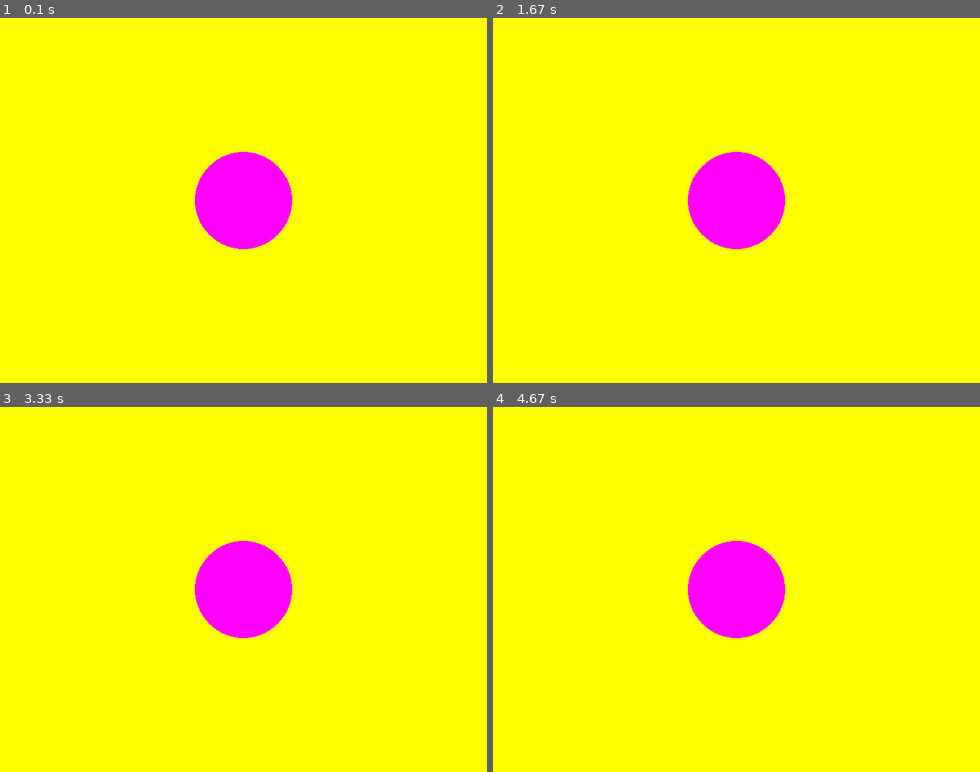
Above: before the commit, frames 1-4 (two rows, left to right).
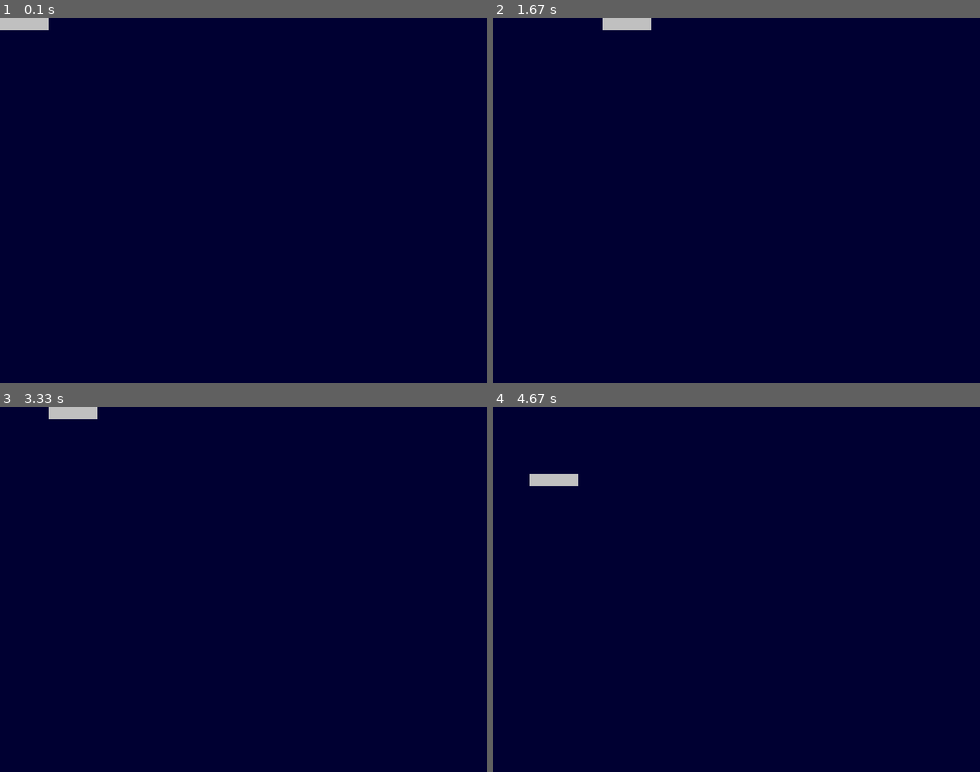
Above: after the commit, the same moments.

Repository: 1fth3n3ls3/pygamescroll2d
Game: pygame game, started from space_trucker.py
Two runs of this game, one before a commit and one after it. Both use one fixed random seed, a clock stepped at 60 frames per second and the inputs below.
Inputs:
- Up to frame 1 (0.1 s): no input
- Up to frame 2 (1.67 s): hold Right 0.33-0.8 s; hold Right 0.83-1.3 s; hold Left from 1.33 s (still down)
- Up to frame 3 (3.33 s): release Left at 1.87 s; hold Down 1.9-2.2 s; hold Left 2.23-2.63 s; hold Up 2.67-3.03 s; hold Right from 3.07 s (still down)
- Up to frame 4 (4.67 s): release Right at 3.7 s; hold Down 3.73-4.1 s; hold Left 4.13-4.6 s; hold Right from 4.63 s (still down)

The runs differ from the first frame. In frame 1, 100% of the frame differs, in the area x 0-100%, y 0-100%; in frame 2, 100%; in frame 3, 100%; in frame 4, 100%.

Commit message:
player control

Diff:
--- a/space_trucker.py
+++ b/space_trucker.py
@@ -10,20 +10,54 @@
     K_ESCAPE
 )
 
+# CONSTANTS
+SCREEN_WIDTH = 640
+SCREEN_HEIGHT = 480
+
 pygame.init()
 
-screen = pygame.display.set_mode((640, 480))
+screen = pygame.display.set_mode((SCREEN_WIDTH, SCREEN_HEIGHT))
 
 run = True
 
-screen.fill((255, 255, 0))
+class Player(pygame.sprite.Sprite):
+    def __init__(self):
+        super(Player, self).__init__()
+        self.surf = pygame.Surface((64, 16))
+        self.surf.fill((192, 192, 192))
+        self.rect = self.surf.get_rect()
+
+    def update(self, keys_pressed):
+        if self.rect.bottom < SCREEN_HEIGHT and keys_pressed[K_DOWN]:
+            self.rect.move_ip(0, 4)
+
+        if self.rect.top > 0 and keys_pressed[K_UP]:
+            self.rect.move_ip(0, -4)
+
+        if self.rect.left > 0 and keys_pressed[K_LEFT]:
+            self.rect.move_ip(-4, 0)
+
+        if self.rect.right < SCREEN_WIDTH and keys_pressed[K_RIGHT]:
+            self.rect.move_ip(4, 0)
+
+
+
+player = Player()
+
 while run:
     for event in pygame.event.get():
-        if event.type == pygame.QUIT:
+        if event.type == QUIT:
             run = False
 
+        if event.type == KEYDOWN and event.key == K_ESCAPE:
+            run = False
 
-    pygame.draw.circle(screen, (255, 0, 255), (320, 240), 64)
+    player.update(pygame.key.get_pressed())
+
+
+    screen.fill((0, 0, 50))
+    screen.blit(player.surf, player.rect)
+
     pygame.display.flip()
 
 
